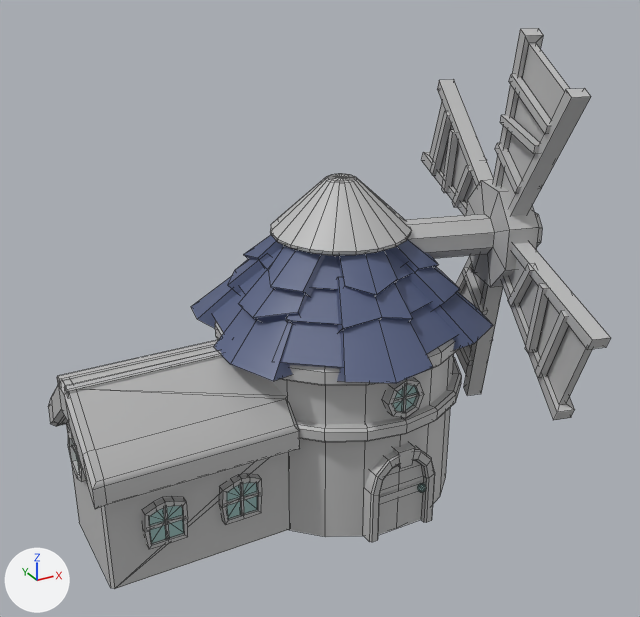
The FBX model public/data/asset-resources/Windmill.fbx: old version first, new version second.
Both versions are drawn from a 50 mm camera at (-2.98, -5.04, 3.98) aimed at (-0.36, -0.28, 1.6). The lights are fixed; the arrows at lower left show +X, +Y and +Z. Mesh edges are drawn as thin lines. Where no turn or scale is listed for an object, it has been applied to the vertices.

Script lines for the objects in view, before the commit:
```python
me_mesh = bpy.data.meshes.new('Mesh')
me_mesh.from_pydata(...)  # 1664 vertices, 1386 faces; spans x -2.04..1.53, y -1.7..1.17, z 0.0..3.33
# faces by material slot: [866, 46, 64, 1, 234, 82, 81, 12]
me_mesh.materials.append(mat_wood_mat)  # grey #bcbcbc
me_mesh.materials.append(mat_glass1)  # cyan #98bcb9
me_mesh.materials.append(mat_glass)  # cyan #98bcb9
me_mesh.materials.append(mat_wood1)  # brown #bc8c6d
me_mesh.materials.append(mat_roof_mat)  # blue #566082
me_mesh.materials.append(mat_standardsurface1)  # grey #aaaaaa
me_mesh.materials.append(mat_roof_metal_mat)  # grey #bcbcbc
me_mesh.materials.append(mat_fabric_mat)  # grey #bcbcbc
ob_windmill = bpy.data.objects.new('Windmill', me_mesh)
ob_windmill.location = (0.0, 0.0, 0.0)
```
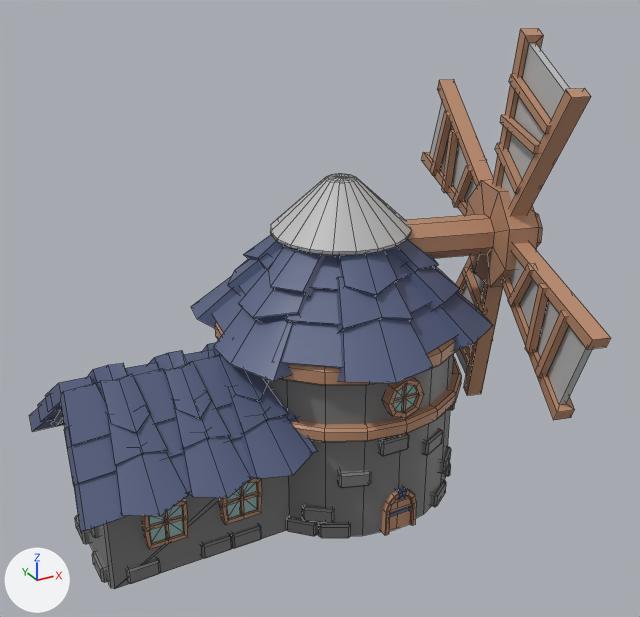
Commit message: Made changes to windmill

Where the newer file only moved an object's origin or applied its transform, the numbers keep the older frame.

What differs and where, as boxes (x1, y1, x2, y2) in the pictures (640 x 617 px; the box of a moved part takes in the faces that stretch with it):
'Windmill', reshaped: before (48, 28, 611, 589); after (29, 28, 611, 589)
part 1 of me_mesh, added: after (390, 505, 412, 517)
part 2 of me_mesh, moved or reshaped: before (393, 442, 415, 468); after (396, 487, 407, 500)
part 3 of me_mesh, moved or reshaped: before (364, 446, 435, 542); after (381, 488, 416, 535)
part 4 of me_mesh, deleted: before (417, 483, 426, 492)
part 5 of me_mesh, deleted: before (379, 480, 425, 504)
part 6 of me_mesh, built on: before (57, 340, 223, 396); after (29, 342, 455, 583)
part 7 of me_mesh, recoloured: before (68, 431, 86, 482)
part 8 of me_mesh, recoloured (grey to brown): (142, 28, 611, 549) in both
part 9 of me_mesh, recoloured: before (48, 347, 300, 509); after (53, 405, 64, 426)
part 10 of me_mesh, recoloured: (62, 354, 454, 589) in both

Edits to the bpy script that builds the scene:
```text
Add mat_stone:
    mat_stone = principled_material('Stone')
    mat_stone.base_color = (0.186, 0.186, 0.186)  # grey #777777
Change me_mesh:
    used by ob_windmill; location = (0.0, 0.0, 0.0)
    remove me_mesh.from_pydata(...)  # 1664 vertices, 1386 faces; spans x -2.04..1.53, y -1.7..1.17, z 0.0..3.33
    remove me_mesh.materials.append(mat_glass1)  # cyan #98bcb9
    remove me_mesh.materials.append(mat_standardsurface1)  # grey #aaaaaa
    add me_mesh.from_pydata(...)  # 2562 vertices, 2088 faces; spans x -2.16..1.53, y -1.7..1.17, z 0.0..3.33
    me_mesh part 1: a new loose piece, a box spanning x -0.104..0.125, y -0.785..-0.756, z 0.137..0.166, in mat_roof_mat (blue #566082)
    me_mesh part 2: the loose piece of 8 vertices spanning x -0.06..0.08, y -0.83..-0.66, z 0.55..0.68 is scaled about its middle by 0.488, then moved by (0.0, -0.02, -0.32), in mat_roof_mat (blue #566082)
    me_mesh part 3: the loose piece of 54 vertices spanning x -0.25..0.28, y -0.81..-0.58, z 0.0..0.67 is scaled about its middle by 0.488, then moved by (0.0, -0.04, -0.17), in mat_wood1 (brown #bc8c6d)
    me_mesh part 4: the loose piece of 58 vertices spanning x 0.14..0.2, y -0.84..-0.77, z 0.28..0.34 is deleted
    me_mesh part 5: the loose piece of 8 vertices spanning x -0.22..0.24, y -0.79..-0.73, z 0.28..0.34 is deleted
    me_mesh part 6: 32 vertices moved from x -2.04..-0.67, y -0.56..0.56, z 0.89..1.32 to x -2.04..-0.67, y -0.56..0.56, z 0.78..1.22; 48 vertices removed from x -2.04..-0.77, y -0.1..0.12, z 1.27..1.33; 1004 vertices added at x -2.16..0.87, y -0.82..0.94, z 0.0..1.34
    me_mesh part 7: 24 faces spanning x -2.01..-1.95, y -0.13..0.21, z 0.6..0.94 switch from mat_wood_mat (grey #bcbcbc) to mat_glass (cyan #98bcb9)
    me_mesh part 8: 593 faces spanning x -1.99..1.53, y -1.7..1.13, z 0.26..3.33 switch from mat_wood_mat (grey #bcbcbc) to mat_wood1 (brown #bc8c6d)
    me_mesh part 9: 64 faces spanning x -2.04..-0.67, y -0.56..0.56, z 0.74..1.22 switch from mat_wood_mat (grey #bcbcbc) to mat_roof_mat (blue #566082)
    me_mesh part 10: 59 faces spanning x -1.99..0.84, y -0.77..0.92, z 0.0..1.33 switch from mat_wood_mat (grey #bcbcbc) to mat_stone (grey #777777)
```
